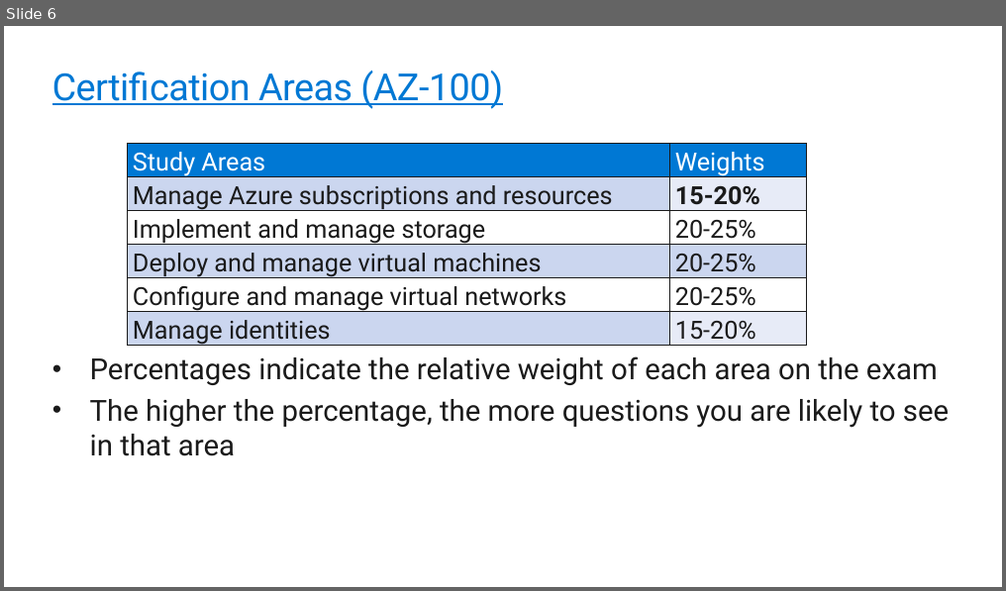
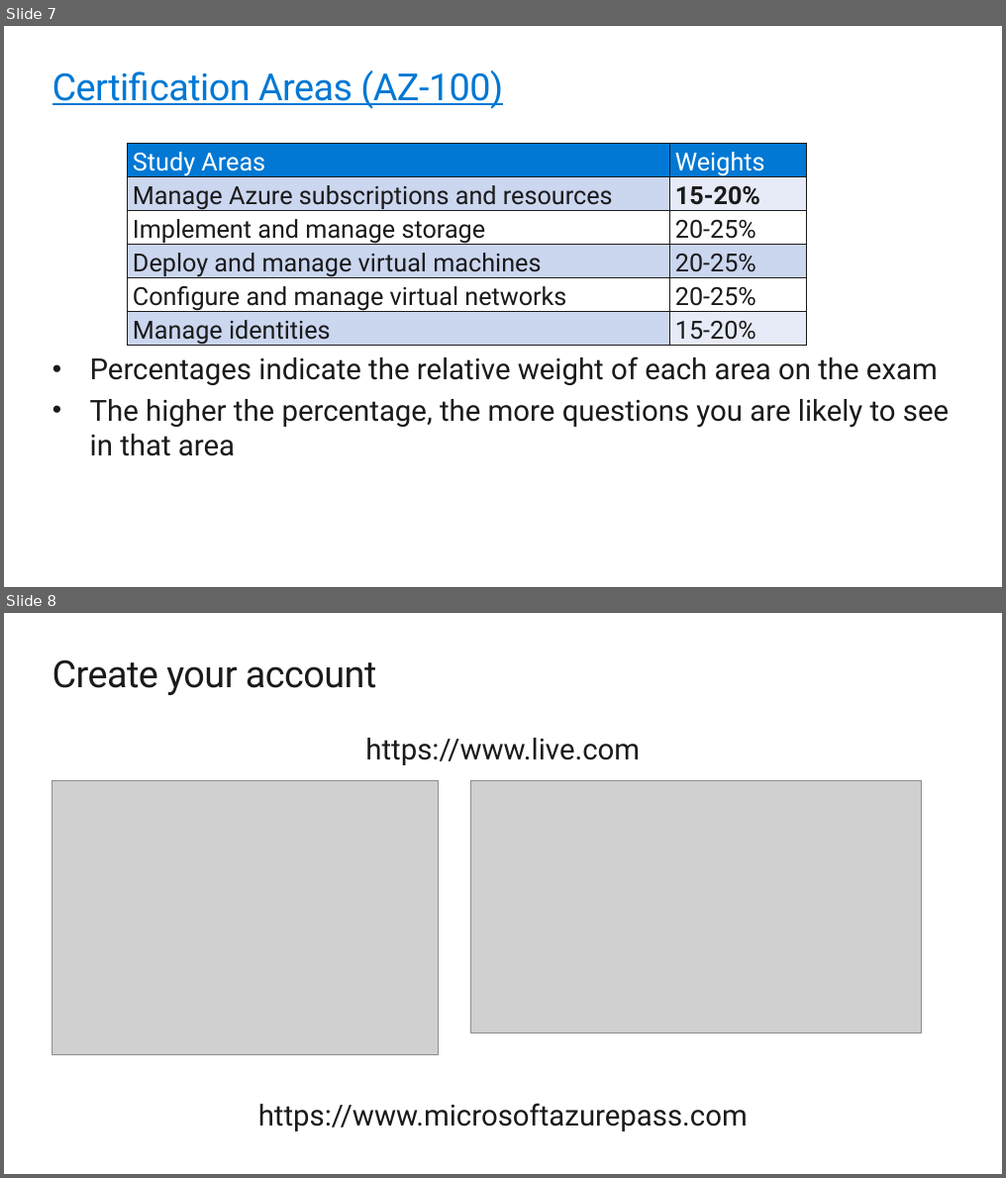
Before and after one commit to renaudwangler/ib, a slide deck: ib1/extra/AZ-100IntroA.pptx. Shown one above the other, each under a label of ours: slide 6 before the commit, slides 7 and 8 after it. The pictures are 1006x591 and 1006x1178 pixels, drawn with LibreOffice and Linux fonts; fonts in the diff are those of the drawing; grey boxes stand for pictures. Boxes give left, top, right and bottom in pixels: in the first picture for what was removed or moved away, otherwise in the second. Text is boxed around its words. In the diff, an @@ line names an element or a change of style, - is before the commit and + after.

```diff
--- a/ib1/extra/AZ-100IntroA.pptx
+++ b/ib1/extra/AZ-100IntroA.pptx
@@ slide 8 added at (x1=4, y1=613, x2=1002, y2=1174), background #FFFFFF @@
@@ title added at (x1=53, y1=660, x2=377, y2=695), 36 pt, text #1A1A1A @@
+Create your account
@@ text added at (x1=258, y1=738, x2=747, y2=1132), 28 pt, text #1A1A1A @@
+https://www.live.com
+https://www.microsoftazurepass.com
@@ picture added at (x1=52, y1=780, x2=439, y2=1055) @@
@@ picture added at (x1=471, y1=780, x2=921, y2=1034) @@
@@ what was slide 6 is now slide 7 @@
```
Also in this commit, not shown: 1 other slide added, 2 other files.
